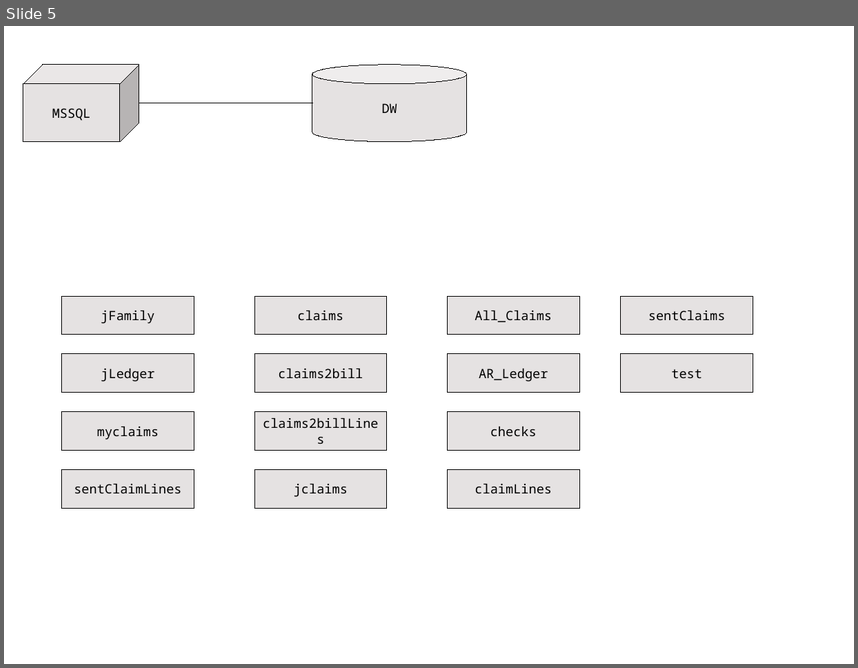
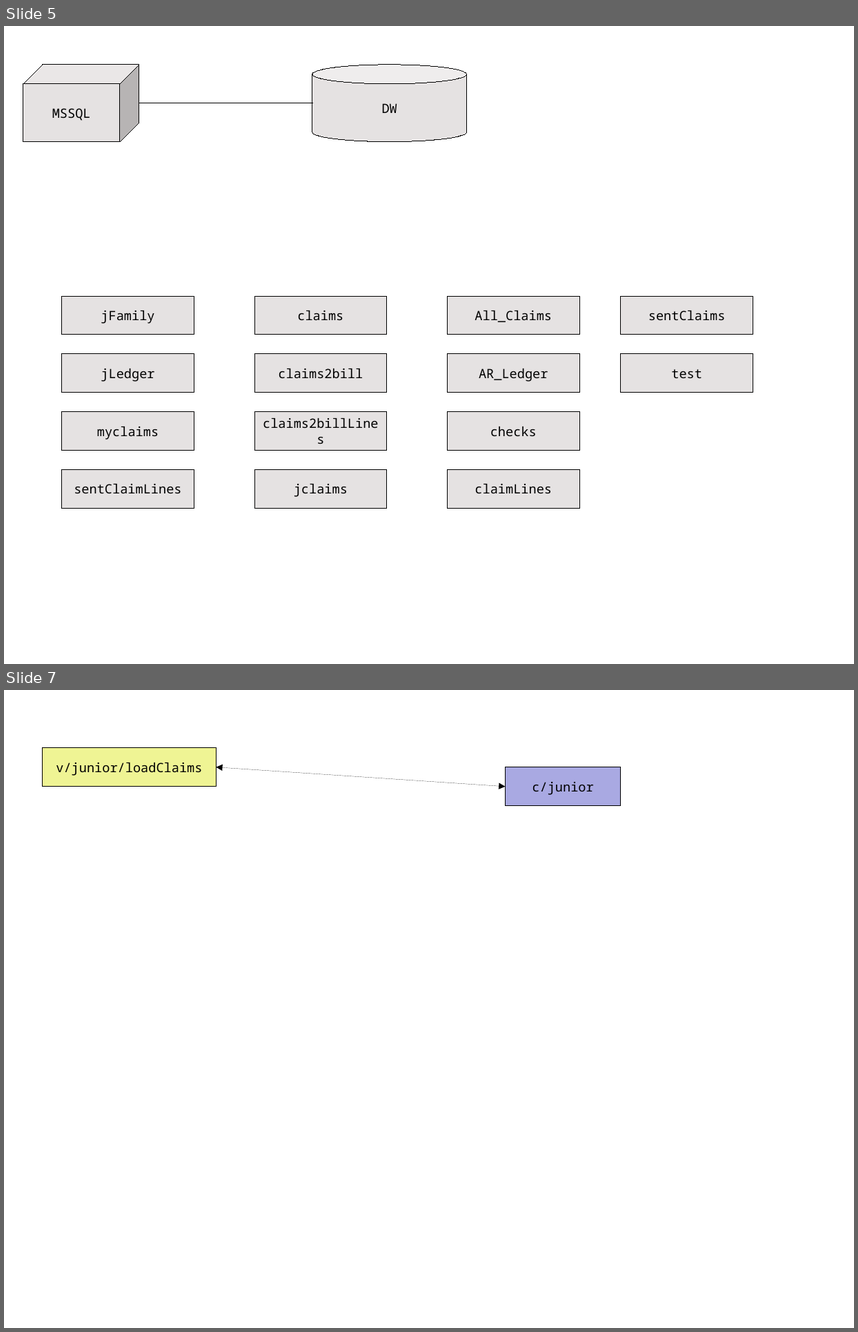
Before and after one commit to JamesLeB/Stout, a slide deck: documents/junior.odp. Shown one above the other, each under a label of ours: slide 5 before the commit, slides 5 and 7 after it; the slides between them are not shown. The pictures are 858x668 and 858x1332 pixels, drawn with LibreOffice and Linux fonts; fonts in the diff are those of the drawing. Boxes give left, top, right and bottom in pixels: in the first picture for what was removed or moved away, otherwise in the second. Text is boxed around its words. In the diff, an @@ line names an element or a change of style, - is before the commit and + after.

```diff
--- a/documents/junior.odp
+++ b/documents/junior.odp
@@ slide 7 added at (4,690,854,1328), background #FFFFFF @@
@@ rectangle added at (43,748,216,787), fill #EFF494, outline #000000 0 pt, 12 pt, text #000000 @@
+v/junior/loadClaims
@@ double arrow added from (216, 767) to (506, 787), #000000 0 pt @@
@@ rectangle added at (506,767,621,806), fill #A9A9E2, outline #000000 0 pt, 12 pt, text #000000 @@
+c/junior
```
Also in this commit, not shown: 2 slides changed, 1 other slide added.
